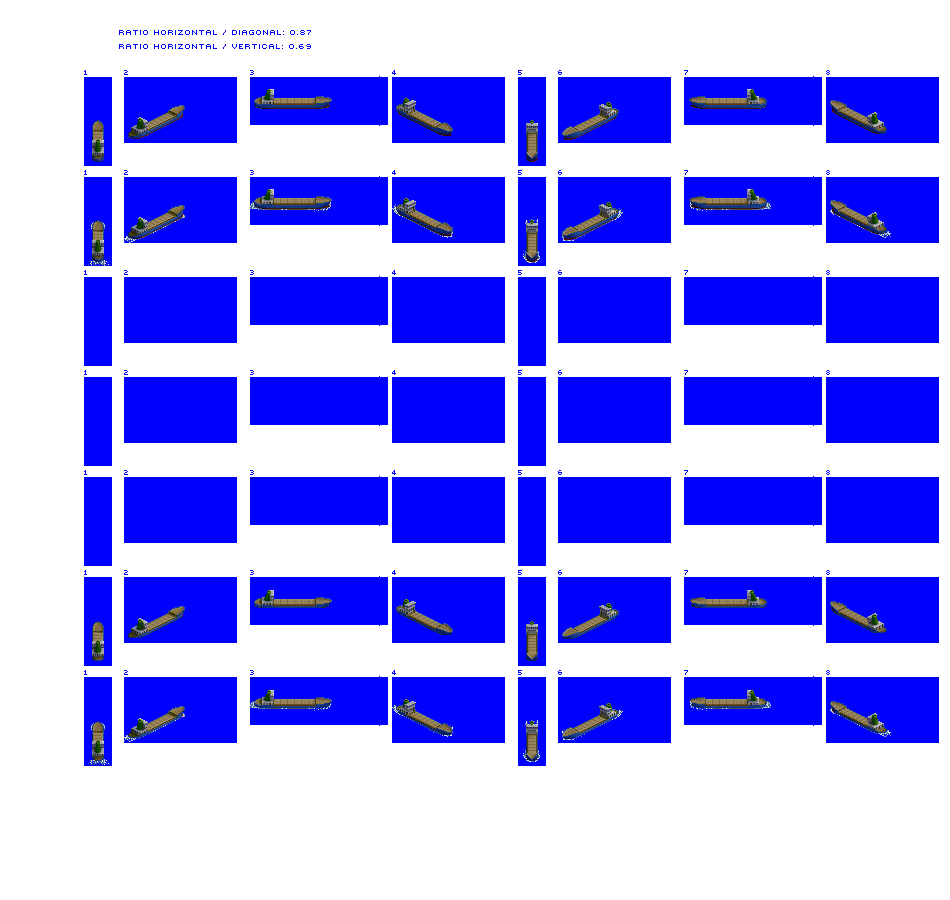
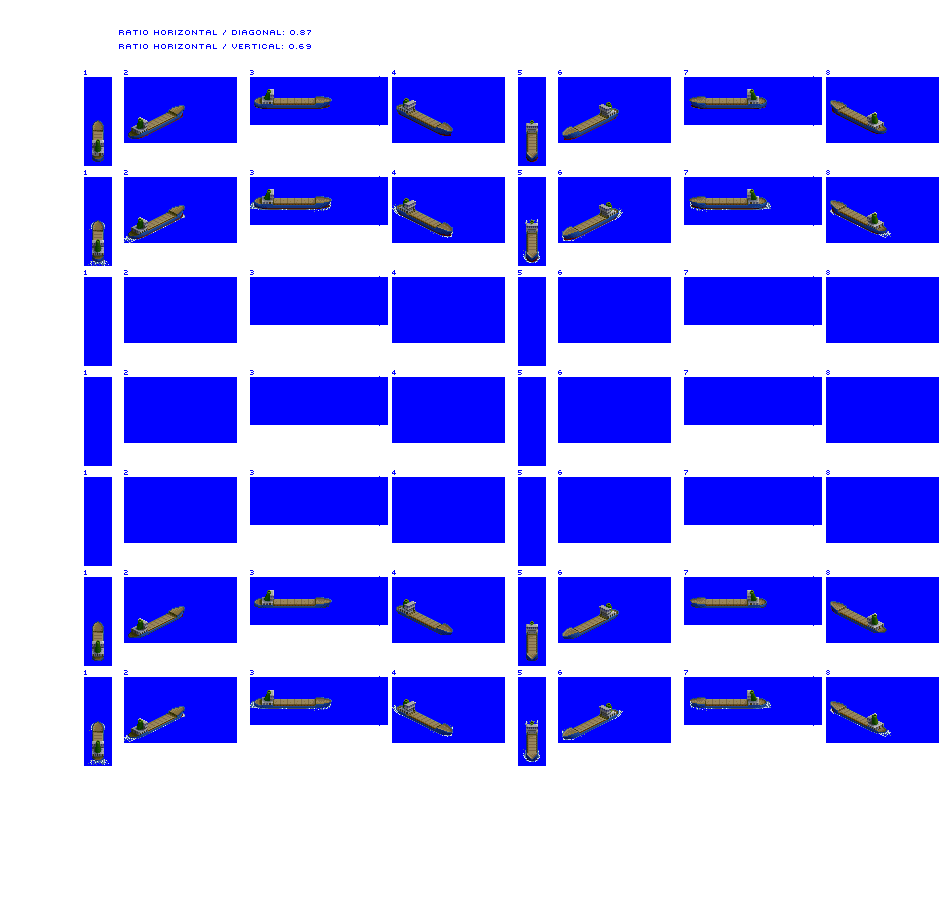
Revision of a layered w=950, h=900 image; what changed, layer by layer:
painted on "Hatch covers" over [93, 153, 103, 156]
